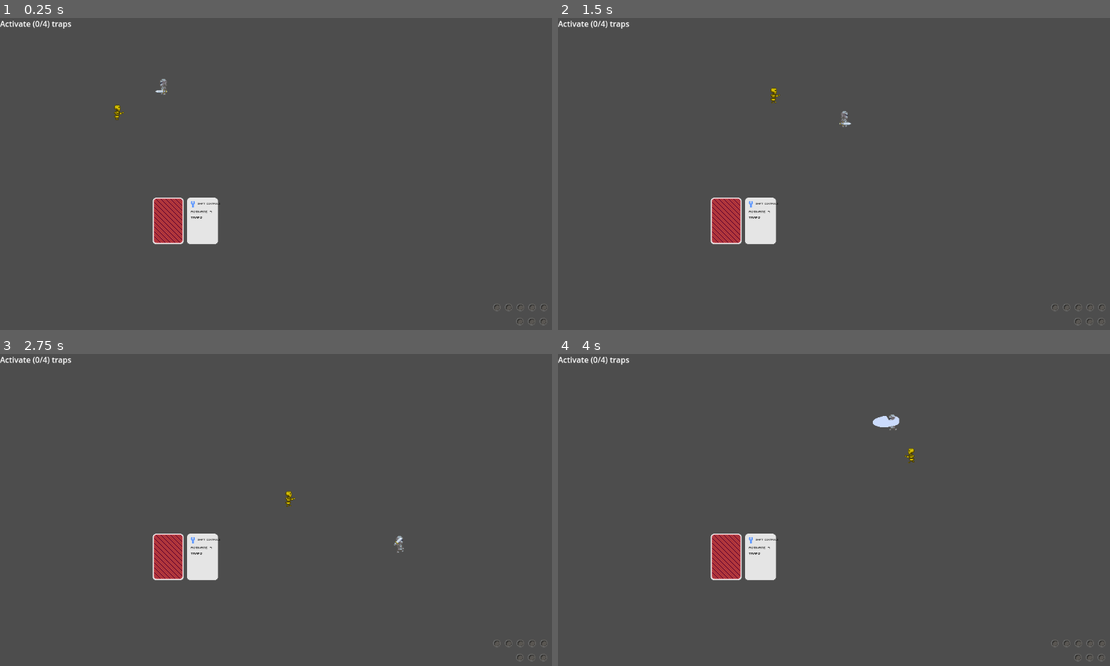
Above: before the commit, frames 1-4 (two rows, left to right).
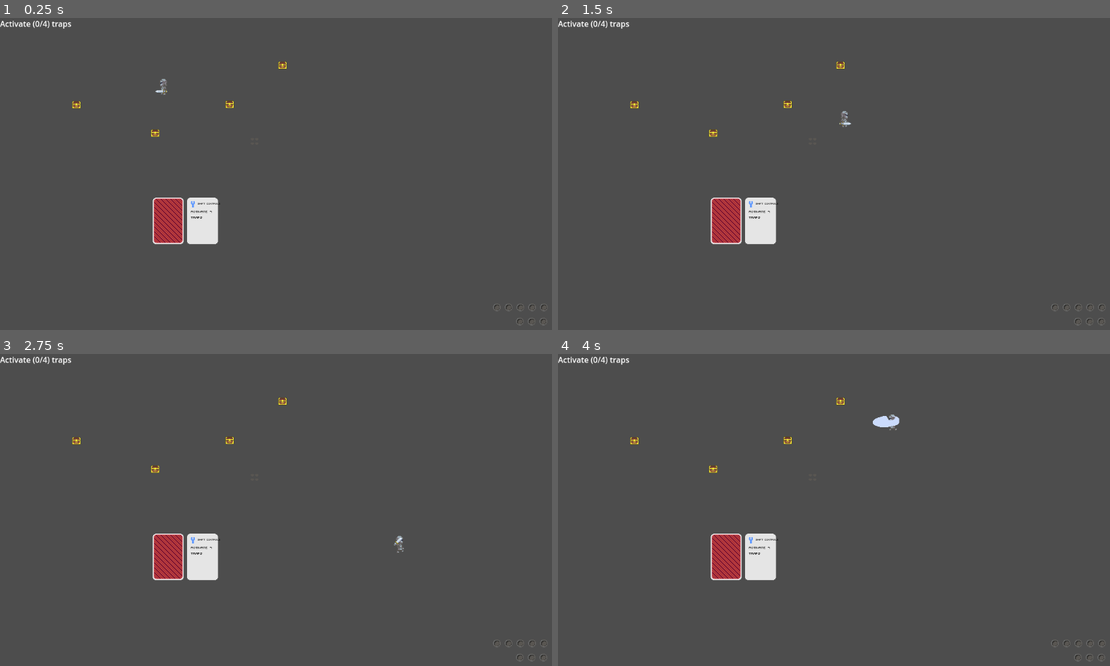
Above: after the commit, the same moments.

Repository: GoldenAppler-eng/Psyches-Dungeon
Game: Godot game, scene res://scenes/test_world.tscn
Two runs of this game, one before a commit and one after it. Both use one fixed random seed, a clock stepped at 60 frames per second and the inputs below.
Inputs (mouse positions are in pixels of both pictures, inside the frame that each line leads up to):
- Up to frame 1 (0.25 s): no input
- Up to frame 2 (1.5 s): tap Enter at 0.5 s; move the mouse to (966, 161) at 0.52 s; hold W (move_right) 0.53-1.28 s; hold Space (attack) 0.53-1.28 s; click (966, 161) at 0.67 s; move the mouse to (729, 192) at 1.27 s; hold D (move_down) from 1.28 s (still down); tap Space (attack) at 1.35 s
- Up to frame 3 (2.75 s): move the mouse to (336, 441) at 2.02 s; release D (move_down) at 2.03 s; hold W (move_right) from 2.03 s (still down); hold Space (attack) from 2.03 s (still down); tap E (open_chest) at 2.1 s
- Up to frame 4 (4 s): move the mouse to (811, 575) at 2.77 s; release W (move_right) at 2.78 s; release Space (attack) at 2.78 s; hold A (move_up) 2.78-3.53 s; tap Space (attack) at 2.85 s; click (811, 575) at 2.92 s; move the mouse to (1010, 559) at 3.52 s; hold S (move_left) from 3.53 s (still down); hold Space (attack) from 3.53 s (still down)

The runs differ from the first frame. In frame 1, 0.2% of the frame differs, in the area x 13-52%, y 13-39%; in frame 2, 0.2%; in frame 3, 0.2%, in the area x 13-54%, y 13-49%; in frame 4, 0.2%.

Commit message:
Added more sprites

Diff:
--- a/prefabs/placeable/chest.tscn
+++ b/prefabs/placeable/chest.tscn
@@ -1,16 +1,38 @@
-[gd_scene load_steps=8 format=3 uid="uid://blel4b2ar46uf"]
+[gd_scene load_steps=11 format=3 uid="uid://blel4b2ar46uf"]
 
 [ext_resource type="Script" path="res://scripts/placeable/chest.gd" id="1_e66pm"]
 [ext_resource type="PackedScene" uid="uid://du3tmqtt127gu" path="res://prefabs/placeable/enemy.tscn" id="2_fbo2m"]
-[ext_resource type="Texture2D" uid="uid://dc1g74xyibckq" path="res://sprites/tmp/brown-64x64.png" id="2_gguck"]
 [ext_resource type="PackedScene" uid="uid://3v1d7p2qk7hi" path="res://prefabs/placeable/coin.tscn" id="3_dg2ca"]
 [ext_resource type="PackedScene" uid="uid://c5ksnc33jrjk7" path="res://prefabs/components/jump_component.tscn" id="4_heo5f"]
+[ext_resource type="Texture2D" uid="uid://dwfy571fxosqu" path="res://sprites/chest-Sheet.png" id="5_awcew"]
+
+[sub_resource type="AtlasTexture" id="AtlasTexture_nc8py"]
+atlas = ExtResource("5_awcew")
+region = Rect2(0, 0, 18, 20)
+
+[sub_resource type="AtlasTexture" id="AtlasTexture_vss0c"]
+atlas = ExtResource("5_awcew")
+region = Rect2(18, 0, 18, 20)
+
+[sub_resource type="SpriteFrames" id="SpriteFrames_2gih6"]
+animations = [{
+"frames": [{
+"duration": 1.0,
+"texture": SubResource("AtlasTexture_nc8py")
+}, {
+"duration": 1.0,
+"texture": SubResource("AtlasTexture_vss0c")
+}],
+"loop": false,
+"name": &"default",
+"speed": 5.0
+}]
 
 [sub_resource type="RectangleShape2D" id="RectangleShape2D_cc70g"]
-size = Vector2(64, 64)
+size = Vector2(18, 16)
 
 [sub_resource type="RectangleShape2D" id="RectangleShape2D_fa4qy"]
-size = Vector2(80, 80)
+size = Vector2(22, 20)
 
 [node name="chest" type="StaticBody2D"]
 collision_layer = 256
@@ -20,13 +42,16 @@
 coin_prefab = ExtResource("3_dg2ca")
 jump_component_prefab = ExtResource("4_heo5f")
 
-[node name="Sprite2D" type="Sprite2D" parent="."]
-texture = ExtResource("2_gguck")
+[node name="AnimatedSprite2D" type="AnimatedSprite2D" parent="."]
+unique_name_in_owner = true
+sprite_frames = SubResource("SpriteFrames_2gih6")
 
 [node name="CollisionShape2D" type="CollisionShape2D" parent="."]
+position = Vector2(0, 2)
 shape = SubResource("RectangleShape2D_cc70g")
 
 [node name="OpenArea" type="Area2D" parent="."]
+position = Vector2(0, 2)
 collision_layer = 0
 collision_mask = 4
 monitorable = false
--- a/prefabs/placeable/enemy.tscn
+++ b/prefabs/placeable/enemy.tscn
@@ -150,7 +150,7 @@
 
 [node name="enemy" type="CharacterBody2D"]
 collision_layer = 8
-collision_mask = 3
+collision_mask = 258
 script = ExtResource("1_smd3p")
 jump_component_prefab = ExtResource("2_6wgmk")
 dropped_item = ExtResource("2_s3tct")
@@ -160,7 +160,6 @@
 sprite_frames = SubResource("SpriteFrames_fpalx")
 animation = &"idle"
 autoplay = "idle"
-frame_progress = 0.562798
 
 [node name="CollisionShape2D" type="CollisionShape2D" parent="."]
 position = Vector2(-0.5, 9)
--- a/prefabs/placeable/player.tscn
+++ b/prefabs/placeable/player.tscn
@@ -236,14 +236,14 @@
 size = Vector2(17, 22)
 
 [sub_resource type="RectangleShape2D" id="RectangleShape2D_tkdcx"]
-size = Vector2(57, 25)
+size = Vector2(51, 21)
 
 [sub_resource type="CircleShape2D" id="CircleShape2D_iy7w6"]
 radius = 5.09902
 
 [node name="player" type="CharacterBody2D"]
 collision_layer = 4
-collision_mask = 259
+collision_mask = 258
 script = ExtResource("1_s62gp")
 
 [node name="TopHalf" type="AnimatedSprite2D" parent="."]
@@ -285,7 +285,7 @@
 
 [node name="DamagerHitbox" type="Area2D" parent="."]
 unique_name_in_owner = true
-position = Vector2(-13, -6)
+position = Vector2(-12.5, -6.5)
 collision_layer = 128
 collision_mask = 64
 monitorable = false
--- a/prefabs/placeable/trap.tscn
+++ b/prefabs/placeable/trap.tscn
@@ -1,13 +1,35 @@
-[gd_scene load_steps=5 format=3 uid="uid://ln8wdsnv7xo2"]
+[gd_scene load_steps=8 format=3 uid="uid://ln8wdsnv7xo2"]
 
 [ext_resource type="Script" path="res://scripts/placeable/trap.gd" id="1_4d2cc"]
-[ext_resource type="Texture2D" uid="uid://ch02ac8chexym" path="res://sprites/tmp/grey-64x64.png" id="1_nqyvh"]
+[ext_resource type="Texture2D" uid="uid://jsml6q6em3nw" path="res://sprites/trap-Sheet.png" id="2_kjsx1"]
+
+[sub_resource type="AtlasTexture" id="AtlasTexture_df40o"]
+atlas = ExtResource("2_kjsx1")
+region = Rect2(0, 0, 16, 16)
+
+[sub_resource type="AtlasTexture" id="AtlasTexture_qvxav"]
+atlas = ExtResource("2_kjsx1")
+region = Rect2(16, 0, 16, 16)
+
+[sub_resource type="SpriteFrames" id="SpriteFrames_2n0r4"]
+animations = [{
+"frames": [{
+"duration": 1.0,
+"texture": SubResource("AtlasTexture_df40o")
+}, {
+"duration": 1.0,
+"texture": SubResource("AtlasTexture_qvxav")
+}],
+"loop": false,
+"name": &"default",
+"speed": 5.0
+}]
 
 [sub_resource type="RectangleShape2D" id="RectangleShape2D_fr2w3"]
-size = Vector2(64, 64)
+size = Vector2(16, 16)
 
 [sub_resource type="RectangleShape2D" id="RectangleShape2D_p88kq"]
-size = Vector2(64, 64)
+size = Vector2(16, 16)
 
 [node name="trap" type="RigidBody2D"]
 collision_layer = 16
@@ -15,8 +37,9 @@
 gravity_scale = 0.0
 script = ExtResource("1_4d2cc")
 
-[node name="Sprite2D" type="Sprite2D" parent="."]
-texture = ExtResource("1_nqyvh")
+[node name="AnimatedSprite2D" type="AnimatedSprite2D" parent="."]
+unique_name_in_owner = true
+sprite_frames = SubResource("SpriteFrames_2n0r4")
 
 [node name="CollisionShape2D" type="CollisionShape2D" parent="."]
 shape = SubResource("RectangleShape2D_fr2w3")
--- a/scenes/test_world.tscn
+++ b/scenes/test_world.tscn
@@ -6,7 +6,8 @@
 [ext_resource type="PackedScene" uid="uid://dwqki74onshog" path="res://prefabs/handlers/goal_handler.tscn" id="4_cjn4e"]
 [ext_resource type="PackedScene" uid="uid://f0ftkbwhqhcs" path="res://prefabs/handlers/loss_handler.tscn" id="5_0rbt4"]
 [ext_resource type="PackedScene" uid="uid://bnj71gqcb0bcx" path="res://prefabs/handlers/card_handler.tscn" id="5_sf3at"]
-[ext_resource type="PackedScene" uid="uid://du3tmqtt127gu" path="res://prefabs/placeable/enemy.tscn" id="7_fgfsq"]
+[ext_resource type="PackedScene" uid="uid://blel4b2ar46uf" path="res://prefabs/placeable/chest.tscn" id="8_aceeg"]
+[ext_resource type="PackedScene" uid="uid://ln8wdsnv7xo2" path="res://prefabs/placeable/trap.tscn" id="8_uglay"]
 
 [node name="test_world" type="Node2D"]
 
@@ -30,5 +31,17 @@
 [node name="player" parent="." instance=ExtResource("2_wgghm")]
 position = Vector2(333, 145)
 
-[node name="enemy" parent="." instance=ExtResource("7_fgfsq")]
-position = Vector2(201, 211)
+[node name="trap" parent="." instance=ExtResource("8_uglay")]
+position = Vector2(520, 252)
+
+[node name="chest" parent="." instance=ExtResource("8_aceeg")]
+position = Vector2(156, 176)
+
+[node name="chest2" parent="." instance=ExtResource("8_aceeg")]
+position = Vector2(577, 95)
+
+[node name="chest3" parent="." instance=ExtResource("8_aceeg")]
+position = Vector2(469, 175)
+
+[node name="chest4" parent="." instance=ExtResource("8_aceeg")]
+position = Vector2(317, 234)
--- a/scripts/placeable/chest.gd
+++ b/scripts/placeable/chest.gd
@@ -3,6 +3,8 @@
 @export var enemy_prefab : PackedScene
 @export var coin_prefab : PackedScene
 @export var jump_component_prefab : PackedScene
+
+@onready var animated_sprite_2d : AnimatedSprite2D = $%AnimatedSprite2D
 
 var _player_nearby := false
 var _opened := false
@@ -11,24 +13,23 @@
 	if not _player_nearby or _opened:
 		return
 
+	animated_sprite_2d.frame = 0
+
 	if Input.is_action_just_pressed("open_chest"):
 		_open_chest()
 
 func _open_chest() -> void:
 	GlobalSignalBus.chest_opened.emit()
+
 	_opened = true
+	animated_sprite_2d.frame = 1
 
 	var rng := randf()
 
-	print("Congrats you got a ")
-
 	if rng < 0.8:
 		_spawn(coin_prefab, randi_range(1, 3))
-
-		print("coins!")
 	else:
 		_spawn(enemy_prefab, randi_range(1, 3))
-		print("a new skeleton pal!")
 
 func _spawn(prefab : PackedScene, num : int) -> void:
 	for i in num:
--- a/scripts/placeable/enemy.gd
+++ b/scripts/placeable/enemy.gd
@@ -4,7 +4,9 @@
 const MAX_SPEED := 10000.0
 const GOLD_CHANCE := .4
 const DAMAGE := 10
-const KNOCKBACK_MODIFIER := 0
+const KNOCKBACK_SPEED := 100.0
+
+const GOLD_TINT := Color8(215, 190, 0, 255)
 
 @export var jump_component_prefab : PackedScene
 
@@ -37,6 +39,12 @@
 var avoided_objects : Array[Node2D] = []
 
 var _target_direction : Vector2
+var _knockback_direction : Vector2
+
+func _init() -> void:
+	if randf() <= GOLD_CHANCE:
+		_is_golden = true
+		modulate = GOLD_TINT
 
 func _ready() -> void:
 	target_player = Global.global_player
@@ -45,10 +53,10 @@
 	damager_hitbox_offset = damager_hitbox.position.x
 	attack_detection_offset = attack_detection_area.position.x
 
-	if randf() <= GOLD_CHANCE:
-		_is_golden = true
-
 func _physics_process(delta : float) -> void:
+	if _is_dead:
+		return
+
 	_check_health()
 
 	if _is_dead:
@@ -57,6 +65,11 @@
 	var movement_direction := _enemy_movement(delta)
 
 	_enemy_anim(movement_direction.x, movement_direction.y, delta)
+
+	if _invincible:
+		_charging = false
+		return
+
 	_enemy_attack(delta)
 
 func _check_health() -> void:
@@ -73,8 +86,14 @@
 		horizontal_direction = 0
 		vertical_direction = 0
 
-	velocity.x = speed * horizontal_direction * abs(_target_direction.x) * delta
-	velocity.y = speed * vertical_direction * abs(_target_direction.y) * delta
+	if not _invincible:
+		velocity.x = MAX_SPEED * horizontal_direction * abs(_target_direction.x) * delta
+		velocity.y = MAX_SPEED * vertical_direction * abs(_target_direction.y) * delta
+	else:
+		print(velocity)
+
+		velocity.x = move_toward(velocity.x, 0, KNOCKBACK_SPEED * delta)
+		velocity.y = move_toward(velocity.y ,0, KNOCKBACK_SPEED * delta)
 
 	if horizontal_direction > 0:
 		damager_hitbox.position.x = -damager_hitbox_offset
@@ -119,7 +138,13 @@
 
 func _enemy_anim(horizontal_direction : float, vertical_direction : float, delta : float) -> void:
 	if _is_golden:
-		modulate = Color8(215, 190, 0, 255)
+		modulate = GOLD_TINT
+
+	if _invincible:
+		animated_sprite_2d.pause()
+		return
+	else:
+		animated_sprite_2d.play()
 
 	if not _is_attacking:
 		if horizontal_direction or vertical_direction:
@@ -151,6 +176,8 @@
 func _die() -> void:
 	_is_dead = true
 
+	animated_sprite_2d.play("death")
+
 	if _is_golden:
 		var item : Node = dropped_item.instantiate()
 		var jump_comp : Node = jump_component_prefab.instantiate()
@@ -162,19 +189,15 @@
 
 	GlobalSignalBus.enemy_death.emit(_is_golden)
 
-	queue_free()
-
 func apply_damage(amt : int) -> void:
-	if _invincible:
+	if _invincible or _is_dead:
 		return
 
 	_invincible = true
 	invincibility_timer.start()
 
-	velocity.x = -velocity.x * KNOCKBACK_MODIFIER
-	velocity.y = -velocity.y * KNOCKBACK_MODIFIER
-
-	move_and_slide()
+	_knockback_direction = -_target_direction
+	velocity = _knockback_direction * KNOCKBACK_SPEED
 
 	health -= amt
 	print("Enemy has taken " + str(amt) + " damage!")
--- a/scripts/placeable/trap.gd
+++ b/scripts/placeable/trap.gd
@@ -4,16 +4,17 @@
 const TRAP_DAMAGE : int = 10;
 
 @onready var reset_timer : Timer = $%ResetTimer
+@onready var animated_sprite_2d : AnimatedSprite2D = $%AnimatedSprite2D
 
 var activated := false
 var _damaged_bodies : Array[DamagableBody2D] = []
 
 func _process(delta : float) -> void:
 	if not activated:
-		modulate = Color.WHITE
+		animated_sprite_2d.frame = 0
 		return
 
-	modulate = Color.RED
+	animated_sprite_2d.frame = 1
 
 	for body in _damaged_bodies:
 		body.apply_damage(TRAP_DAMAGE)
Not shown: 1 places in scenes/test_world.tscn that only renumber resources
Binary file added: sprites/asprite_files/chest-Sheet.ase
Binary file added: sprites/asprite_files/trap-Sheet.ase
Binary file added: sprites/chest-Sheet.png
Not shown, added: sprites/chest-Sheet.png.import
Binary file added: sprites/trap-Sheet.png
Not shown, added: sprites/trap-Sheet.png.import
